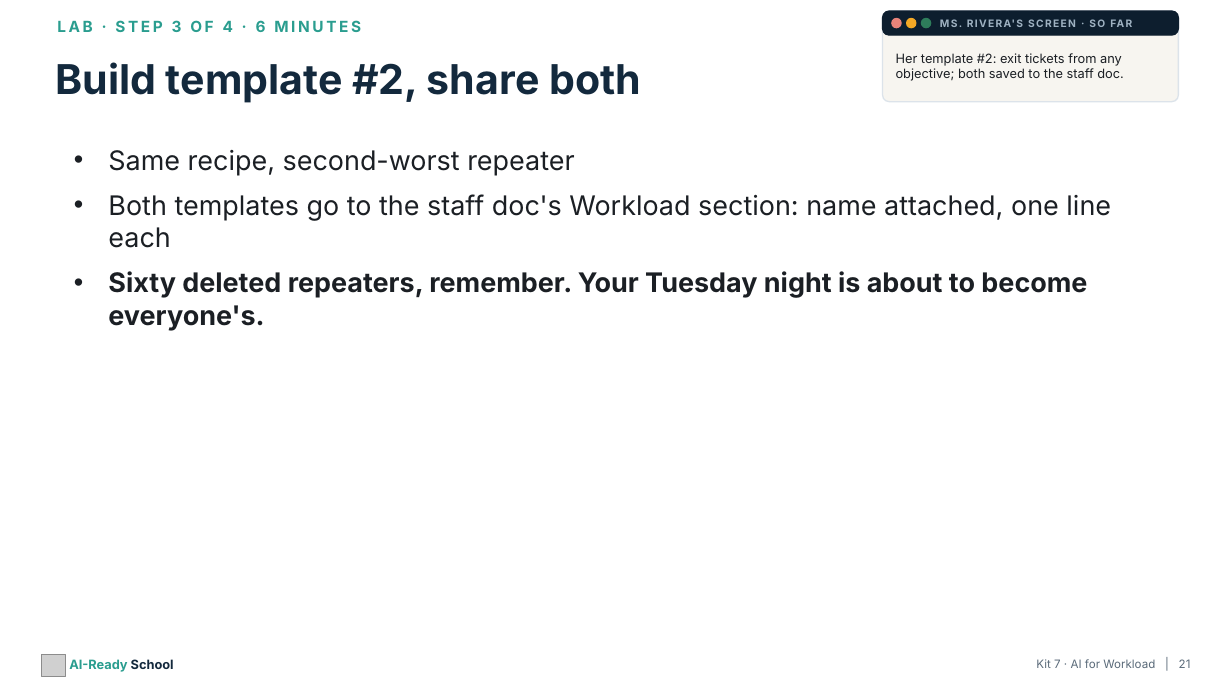
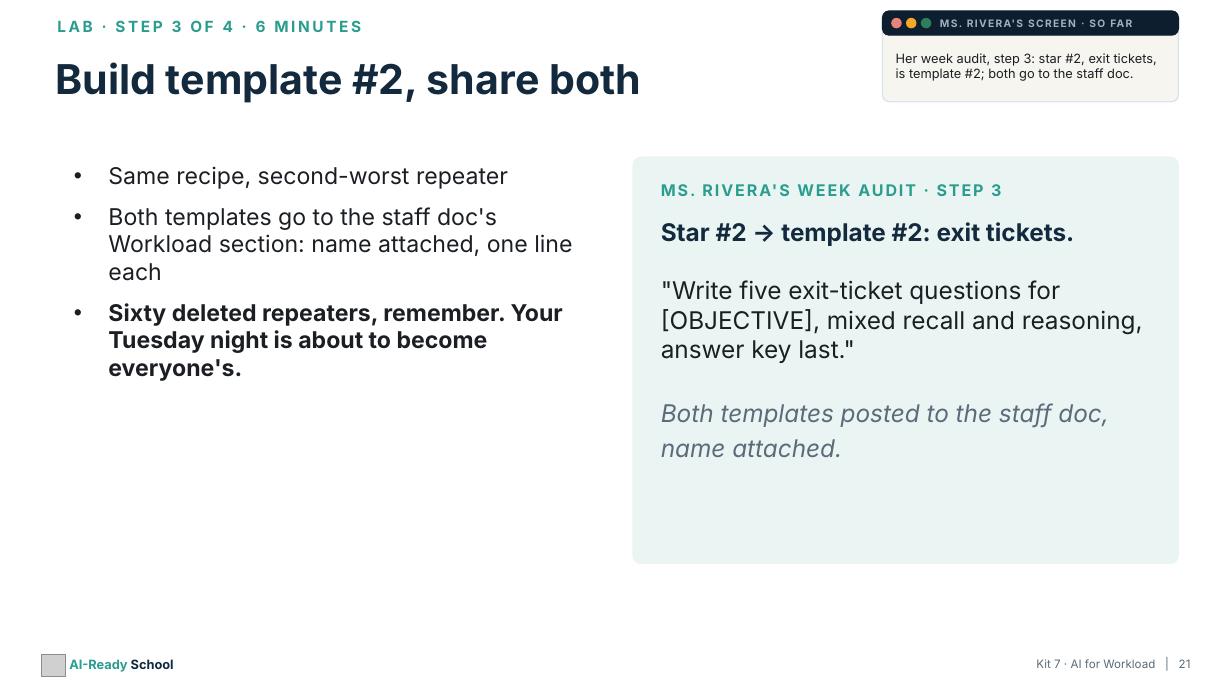
Before and after one commit to aspinozzi1/Ai-School-Ready, a slide deck: slide 21 of kits/kit07/Kit07_PresentationDeck.pptx. Drawn at 1232x693 pixels with LibreOffice and Linux fonts; fonts in the diff are those of the drawing; grey boxes stand for pictures. Boxes give left, top, right and bottom in pixels: in the first picture for what was removed or moved away, otherwise in the second. Text is boxed around its words. In the diff, an @@ line names an element or a change of style, - is before the commit and + after.

```diff
--- a/kits/kit07/Kit07_PresentationDeck.pptx
+++ b/kits/kit07/Kit07_PresentationDeck.pptx
@@ text at bbox=[896, 53, 1157, 81]: text changed @@
-Her template #2: exit tickets from any objective; both saved to the staff doc.
+Her week audit, step 3: star #2, exit tickets, is template #2; both go to the staff doc.
@@ text "Same recipe, second-worst repeater": place and size @@
-text "Same recipe, second-worst repeater" at bbox=[108, 150, 1111, 331]
+text "Same recipe, second-worst repeater" at bbox=[108, 166, 572, 381]
@@ text "Same recipe, second-worst repeater" at bbox=[108, 166, 572, 381]: size 21 to 18 pt @@
@@ rounded rectangle added at bbox=[633, 157, 1178, 564], fill #EAF5F3, outline #EAF5F3 1 pt @@
@@ text added at bbox=[678, 184, 1001, 196], 12.5 pt, text #2A9D8F, bold @@
+MS. RIVERA'S WEEK AUDIT · STEP 3
@@ text added at bbox=[661, 222, 1143, 457], 19 pt, text #1B1F24 @@
+Star #2 → template #2: exit tickets.
+"Write five exit-ticket questions for [OBJECTIVE], mixed recall and reasoning, answer key last."
+Both templates posted to the staff doc, name attached.
```
Also in this commit, not shown: 5 other slides changed, 11 other files.
